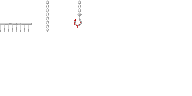
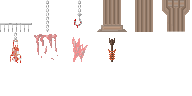
Comparing the layer stacks of the two (192, 96) images. Changes:
added layer "torch" above "bloodsplatter_2" over [108, 38, 116, 62]
added layer "bloodsplatter_2" (51%) above "bloodsplatter_1" over [72, 37, 88, 62]
added layer "bloodsplatter_1" (64%) above "pillar_mid" over [34, 22, 185, 60]
added layer "pillar_mid" above "pillar_top" over [135, 0, 153, 32]
added layer "pillar_top" above "pillar_bot" over [162, 0, 190, 31]
renamed "Layer 2" to "pillar_bot", painted on it over [97, 0, 127, 32]
added layer "body" above "chain" over [10, 32, 22, 63]
